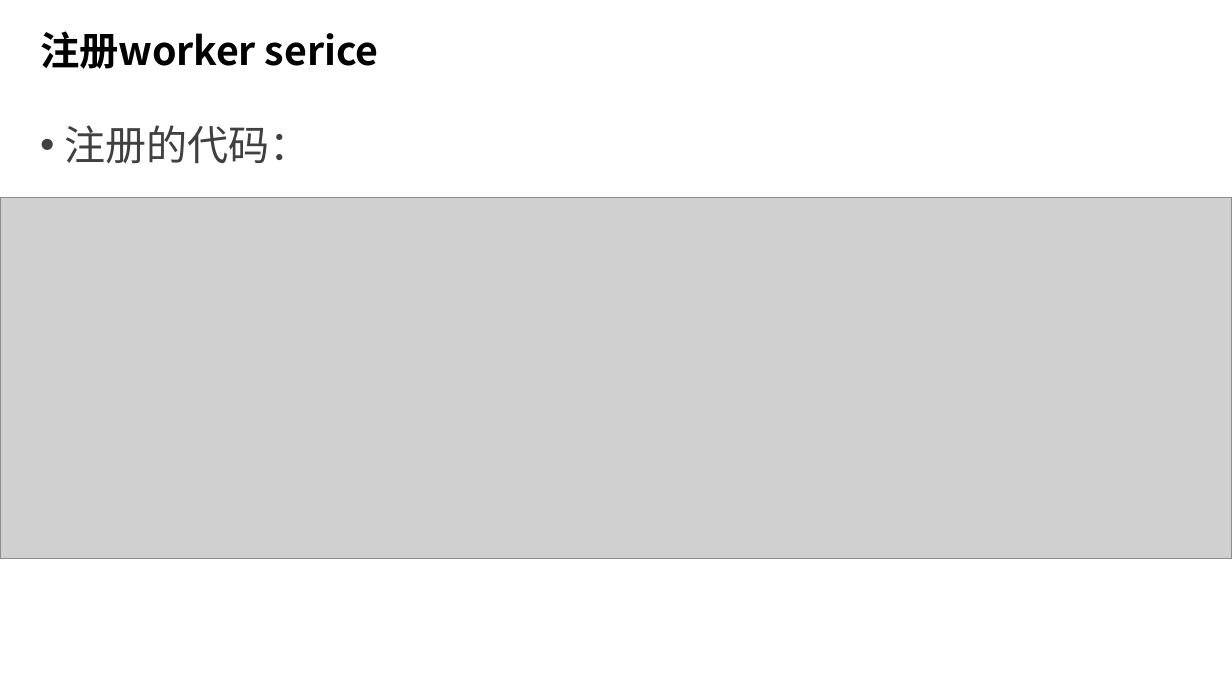
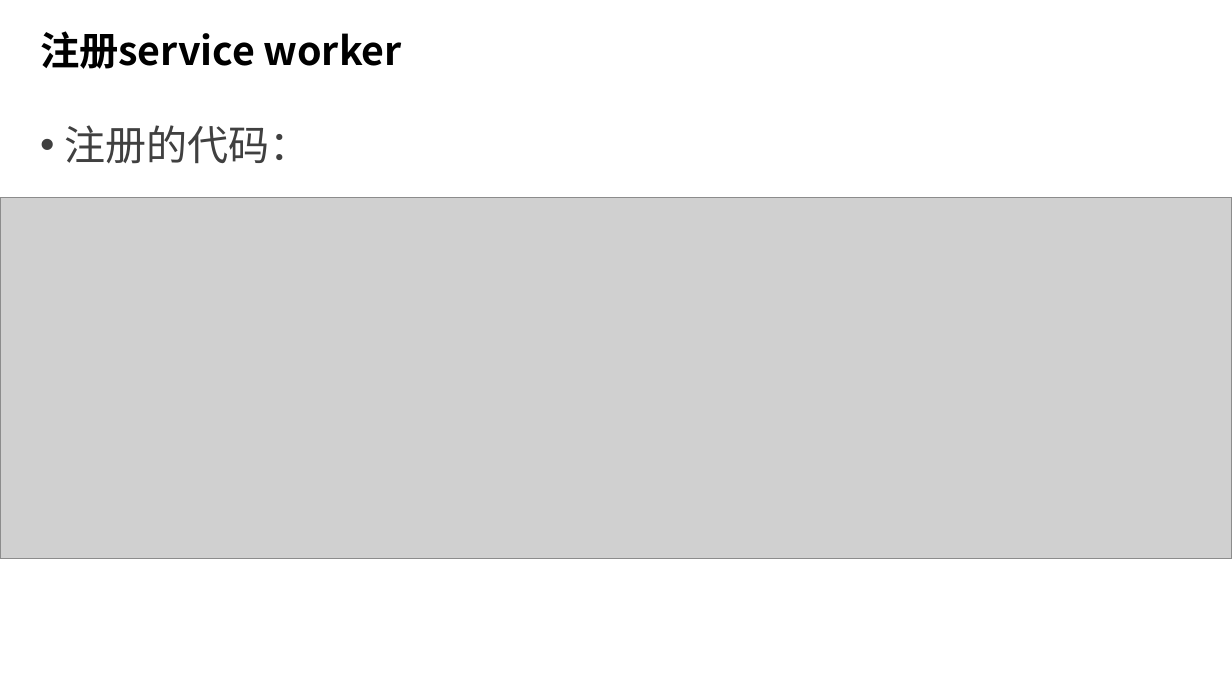
Before and after one commit to Brandy12345/files, a slide deck: slide 9 of PWD技术调研.pptx. Drawn at 1232x693 pixels with LibreOffice and Linux fonts; fonts in the diff are those of the drawing; grey boxes stand for pictures; background and template pictures are left out. Boxes give left, top, right and bottom in pixels: in the first picture for what was removed or moved away, otherwise in the second. Text is boxed around its words. In the diff, an @@ line names an element or a change of style, - is before the commit and + after.

```diff
--- a/PWD技术调研.pptx
+++ b/PWD技术调研.pptx
@@ title at (x1=40, y1=31, x2=402, y2=69): text changed @@
-注册worker serice
+注册service worker
```
Also in this commit, not shown: 2 other slides changed, 7 slides added.
